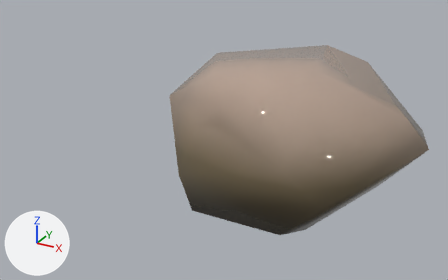
Two versions of the FBX model Assets/fbxStorage/Locations/NewProps/Flora/Stone1.fbx, one commit apart.
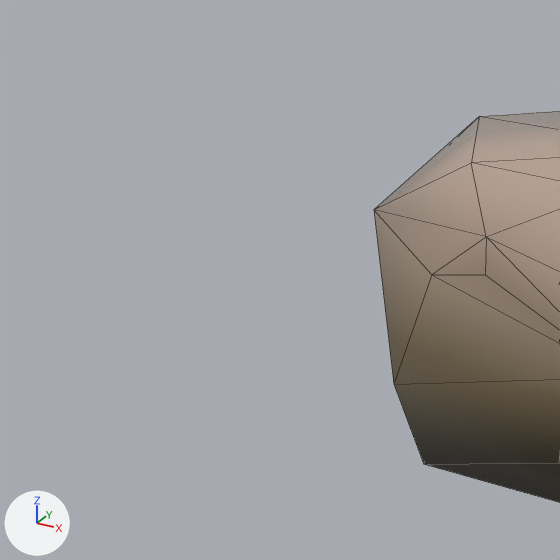
There are two pictures of each version: one whole from a 50 mm lens placed at (0.453, -1.157, 0.598), pointed at (-0.179, -0.008, 0.023), one close up on the part from 0% to 57% of the width and 0% to 91% of the height. Arrows for +X, +Y and +Z are at lower left; the lights stay in place. The close-ups show mesh edges as thin lines.

Script lines for the objects in view, before the commit:
```python
me_cube_005 = bpy.data.meshes.new('Cube.005')
me_cube_005.from_pydata(...)  # 38 vertices, 64 faces; spans x -0.285..0.286, y -0.279..0.279, z -0.062..0.254
me_cube_005.materials.append(mat_stones1_mat)  # picture img_stones1_tex_png
ob_stone1_001 = bpy.data.objects.new('Stone1.001', me_cube_005)
ob_stone1_001.location = (0.0, 0.0, 0.0)
```
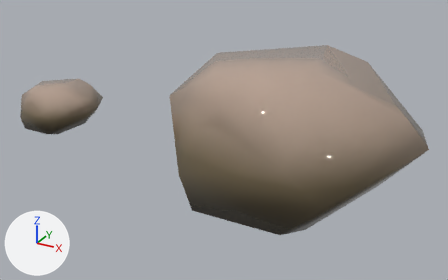
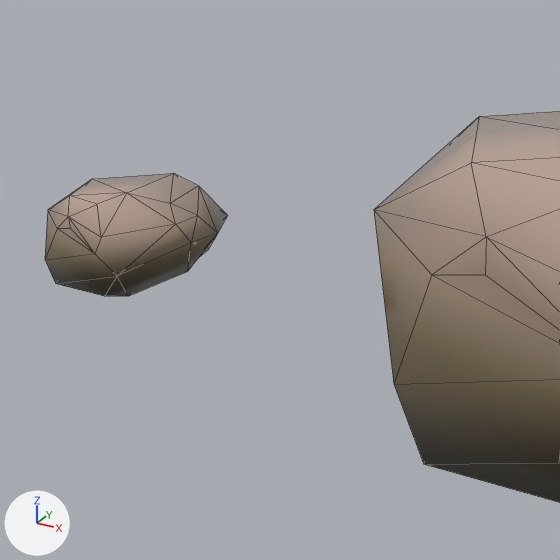
Changed parts and their boxes (x1, y1, x2, y2) in the close-ups (560 x 560 px):
'Stone1.001', reshaped: before (374, 111, 560, 503); after (45, 111, 560, 503)
part 1 of me_cube_005, added (brown): after (45, 173, 227, 296)

The change, as a list of edits to the scene's bpy script:
```text
Change me_cube_005:
    where me_cube_005.from_pydata(...)  # 38 vertices, 64 faces; spans x -0.285..0.286, y -0.279..0.279, z -0.062..0.254
    used by ob_stone1_001; location = (0.0, 0.0, 0.0)
    me_cube_005 part 1: the loose piece of 38 vertices spanning x -0.285..0.286, y -0.279..0.279, z -0.062..0.254 is copied, and the copy is scaled about its middle by 0.378, then moved by (-0.642, -0.031, -0.06); it spans x -0.749..-0.534, y -0.136..0.075, z -0.024..0.096
```
